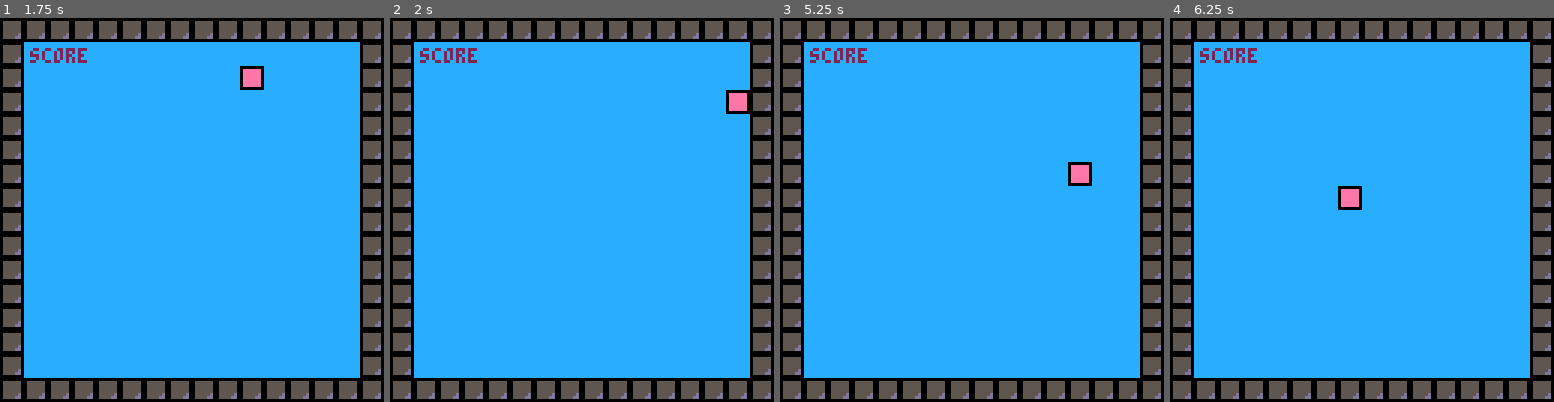
Above: before the commit, frames 1-4 (left to right).
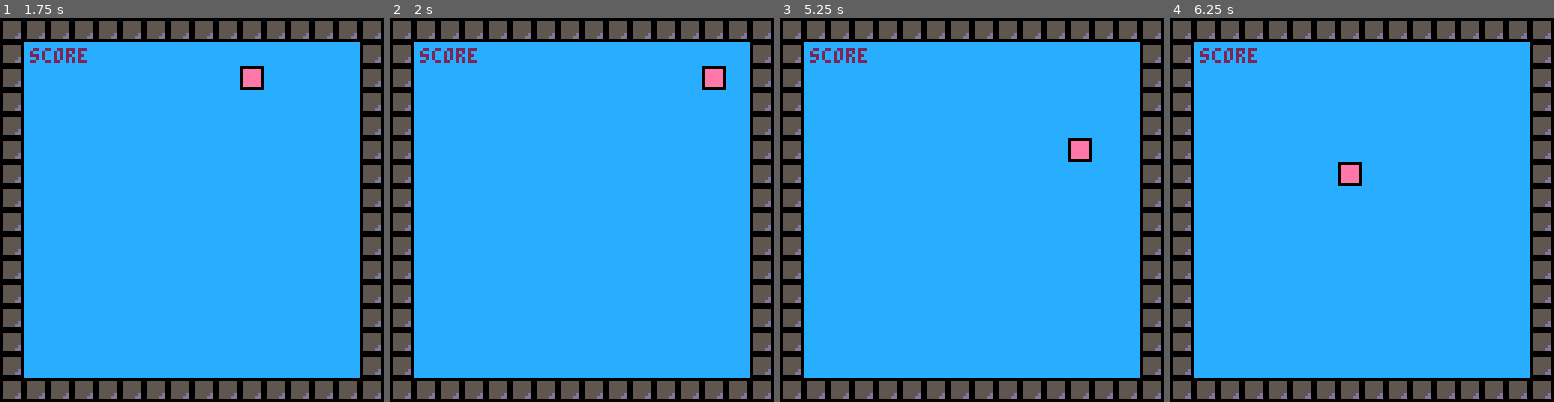
Above: after the commit, the same moments.

Repository: keller0707/Game-Dev-Work-in-Progress
Game: PICO-8 cartridge carts/collision.p8
The game is run twice, just before and just after one commit, with the same random seed, the same clock (stepped at 60 frames per second) and the same inputs.
Inputs:
- Up to frame 1 (1.75 s): tap X (X key) at 0.33, 1.07 s; hold Right from 1.6 s (still down)
- Up to frame 2 (2 s): keep holding Right; tap X (X key) at 1.85 s
- Up to frame 3 (5.25 s): release Right at 2.1 s; hold Right 2.47-3.03 s; tap X (X key) at 2.97, 4.08, 5.2 s; hold Left 3.08-3.58 s; hold Right 4.02-4.68 s; hold Left from 5.08 s (still down)
- Up to frame 4 (6.25 s): release Left at 5.68 s; hold Right from 6.08 s (still down)

Frame 1 is identical in both runs. In frame 2, 0.8% of the frame differs, in the area x 81-94%, y 12-25%; in frame 3, 0.8%; in frame 4, 0.8%.

Commit message:
Connected Collision Minigame to Debug

Diff:
--- a/collision/map.lua
+++ b/collision/map.lua
@@ -16,6 +16,9 @@
     --init_block(50, 8, blockcolor.pink)
 end
 function _update()
+    if (btnp(5)) then
+        load("debugmenu.p8")
+    end
     update_block()
 end
 
--- a/debug/menu.lua
+++ b/debug/menu.lua
@@ -223,10 +223,10 @@
     print('powerups', 84, 70 , 1)
     print('level', 18, 102 , 1)
     print('sound', 90, 102 , 1)
-    --print('X:', 25,25,1)
-    --print(cursor.x, 30,25,1) -- 8-17
-    --print('Y:', 25, 30,1)
-    --print(cursor.y, 30,30,1) -- 11-19
+    print('X:', 25,25,1)
+    print(cursor.x, 30,25,1) -- 8-17
+    print('Y:', 25, 30,1)
+    print(cursor.y, 30,30,1) -- 11-19
     spr(4, cursor.x, cursor.y, 2,2)
 
 
@@ -287,14 +287,14 @@
             poke(0x4310,cursor.y)
             if collision_1 == 0 then
                 poke(0x4301,1)
-                load("debugmenu.p8")
+                load("collision.p8")
             elseif collision_2 == 0 then
                 poke(0x4302,1)
-                load("debugmenu.p8")
+                load("collision.p8")
             else
                 poke(0x4301,0)
                 poke(0x4302,0)
-                load("debugmenu.p8")
+                load("collision.p8")
             end
         end
     end
Not shown, changed: 43 lines of the sprite sheet (__gfx__) section of carts/ai.p8
